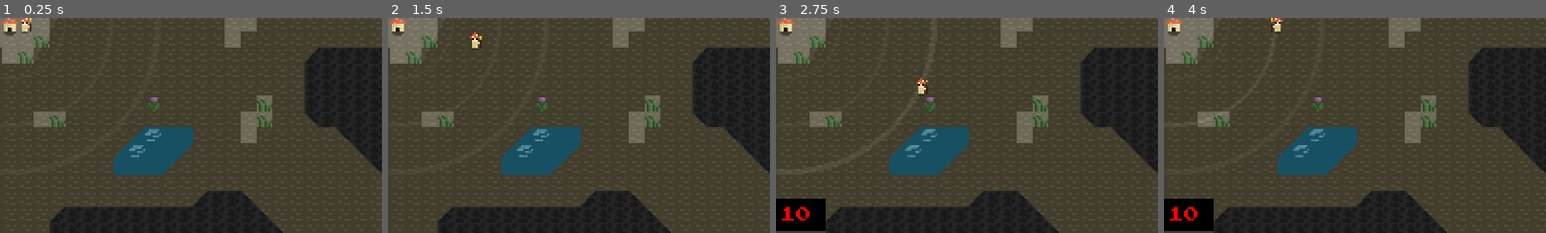
Above: before the commit, frames 1-4 (left to right).
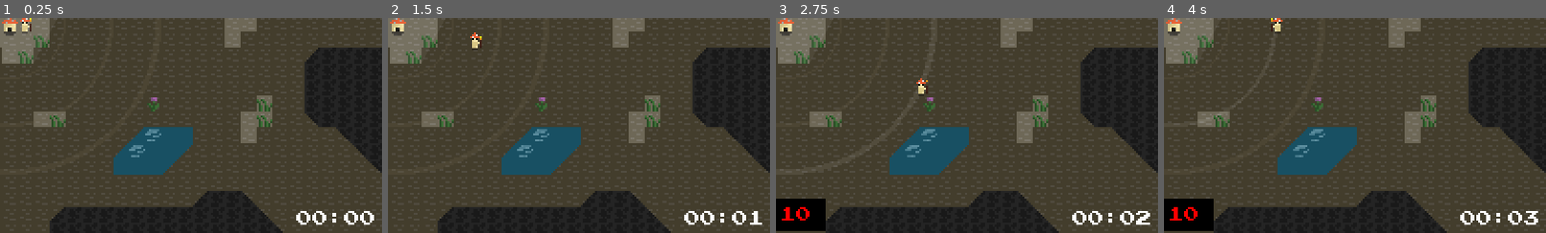
Above: after the commit, the same moments.

Repository: theoratkin/mushwizardly
Game: Godot game, scene res://main.tscn
The game is run twice, just before and just after one commit, with the same random seed, the same clock (stepped at 60 frames per second) and the same inputs. Sound files missing from this copy of the repository are replaced by a short silence.
Inputs (mouse positions are % of the whole screen's width and height, from its top left):
- Up to frame 1 (0.25 s): no input
- Up to frame 2 (1.5 s): move the mouse to (72, 45) at 0.52 s; press the mouse at (72, 45) at 0.53 s; hold Right (move_right) 0.53-1.28 s; move the mouse to (30, 55) at 1.27 s; release the mouse at (30, 55) at 1.28 s; hold Down (move_down) from 1.28 s (still down); tap Space (buy) at 1.35 s
- Up to frame 3 (2.75 s): move the mouse to (60, 28) at 2.02 s; release Down (move_down) at 2.03 s; press the mouse at (60, 28) at 2.03 s; hold Right (move_right) from 2.03 s (still down)
- Up to frame 4 (4 s): move the mouse to (45, 70) at 2.77 s; release Right (move_right) at 2.78 s; release the mouse at (45, 70) at 2.78 s; hold Up (move_up) 2.78-3.53 s; tap Space (buy) at 2.85 s; click (45, 70) at 2.92 s; move the mouse to (80, 65) at 3.52 s; press the mouse at (80, 65) at 3.53 s; hold Left (move_left) from 3.53 s (still down)
The pictures show only the part of the screen within x 50-100%, y 49-99%; the shares and areas given below are measured in that part.

The runs differ from the first frame. In frame 1, 0.6% of the frame differs, in the area x 77-98%, y 89-97%; in frame 2, 0.6%; in frame 3, 0.6%; in frame 4, 0.6%.

Commit message:
feat: add ingame timer

Diff:
--- /dev/null
+++ b/fonts/hud_label_settings.tres
@@ -0,0 +1,7 @@
+[gd_resource type="LabelSettings" load_steps=2 format=3 uid="uid://8136sl5hvnp7"]
+
+[ext_resource type="FontFile" uid="uid://caqa8gk8bjfox" path="res://fonts/PressStart2P-Regular.ttf" id="1_67smk"]
+
+[resource]
+font = ExtResource("1_67smk")
+font_size = 8
--- a/main.tscn
+++ b/main.tscn
@@ -16,7 +16,6 @@
 [ext_resource type="Texture2D" uid="uid://dc4r6u0jd5cam" path="res://sprites/ring2.png" id="7_vivmo"]
 [ext_resource type="Texture2D" uid="uid://17p21ibal2w2" path="res://sprites/coin.png" id="8_5vw27"]
 [ext_resource type="Texture2D" uid="uid://d3ffon7c6oibc" path="res://sprites/ring3.png" id="8_vivmo"]
-[ext_resource type="FontFile" uid="uid://caqa8gk8bjfox" path="res://fonts/PressStart2P-Regular.ttf" id="9_kek77"]
 [ext_resource type="Script" uid="uid://csvxnptcdnt0m" path="res://scripts/ui/coins_label.gd" id="10_4c57u"]
 [ext_resource type="Script" uid="uid://sh5fq58iiey3" path="res://scripts/home.gd" id="11_82xsv"]
 [ext_resource type="Texture2D" uid="uid://p0gl3i4dhpsh" path="res://sprites/shadows.png" id="13_ryguw"]
@@ -24,6 +23,8 @@
 [ext_resource type="Texture2D" uid="uid://c4u30tcl752qb" path="res://sprites/ui.png" id="15_2cqfq"]
 [ext_resource type="Script" uid="uid://d1e3hdindg16o" path="res://scripts/ui/shop.gd" id="15_yaehf"]
 [ext_resource type="Script" uid="uid://bw0ii02wmlfuq" path="res://scripts/ui/shop_item.gd" id="17_074og"]
+[ext_resource type="LabelSettings" uid="uid://8136sl5hvnp7" path="res://fonts/hud_label_settings.tres" id="19_lswn8"]
+[ext_resource type="Script" uid="uid://fmiajbpf76ut" path="res://scripts/timer.gd" id="21_a6jrf"]
 [ext_resource type="Texture2D" uid="uid://l3t37ipdubc" path="res://sprites/house_godray.png" id="24_1u8w0"]
 
 [sub_resource type="TileSetAtlasSource" id="TileSetAtlasSource_1bvp3"]
@@ -158,10 +159,6 @@
 region = Rect2(2, 2, 5, 5)
 margin = Rect2(1, 1, 1, 1)
 
-[sub_resource type="LabelSettings" id="LabelSettings_4c57u"]
-font = ExtResource("9_kek77")
-font_size = 8
-
 [sub_resource type="AtlasTexture" id="AtlasTexture_d13ii"]
 atlas = ExtResource("15_2cqfq")
 region = Rect2(0, 0, 48, 16)
@@ -357,9 +354,16 @@
 [node name="label" type="Label" parent="gui/hud/coins"]
 layout_mode = 2
 text = "0"
-label_settings = SubResource("LabelSettings_4c57u")
+label_settings = ExtResource("19_lswn8")
 vertical_alignment = 1
 script = ExtResource("10_4c57u")
+
+[node name="timer" type="Label" parent="gui/hud"]
+layout_mode = 2
+size_flags_horizontal = 8
+text = "00:00"
+label_settings = ExtResource("19_lswn8")
+script = ExtResource("21_a6jrf")
 
 [node name="shop" type="MarginContainer" parent="gui"]
 visible = false
@@ -400,7 +404,7 @@
 offset_right = 41.0
 offset_bottom = 12.0
 text = "10"
-label_settings = SubResource("LabelSettings_4c57u")
+label_settings = ExtResource("19_lswn8")
 vertical_alignment = 1
 
 [node name="icon" type="TextureRect" parent="gui/shop/items/item"]
--- /dev/null
+++ b/scripts/timer.gd
@@ -0,0 +1,20 @@
+extends Label
+
+var seconds_elapsed: float = 0
+
+func _process(delta: float):
+	if GameState.is_game_over:
+		return
+	seconds_elapsed += delta
+	text = _format_seconds(seconds_elapsed, false)
+
+func _format_seconds(time: float, use_milliseconds: bool) -> String:
+	var minutes := time / 60
+	var seconds := fmod(time, 60)
+
+	if not use_milliseconds:
+		return "%02d:%02d" % [minutes, seconds]
+
+	var milliseconds := fmod(time, 1) * 100
+
+	return "%02d:%02d:%02d" % [minutes, seconds, milliseconds]
Not shown, added: scripts/timer.gd.uid
